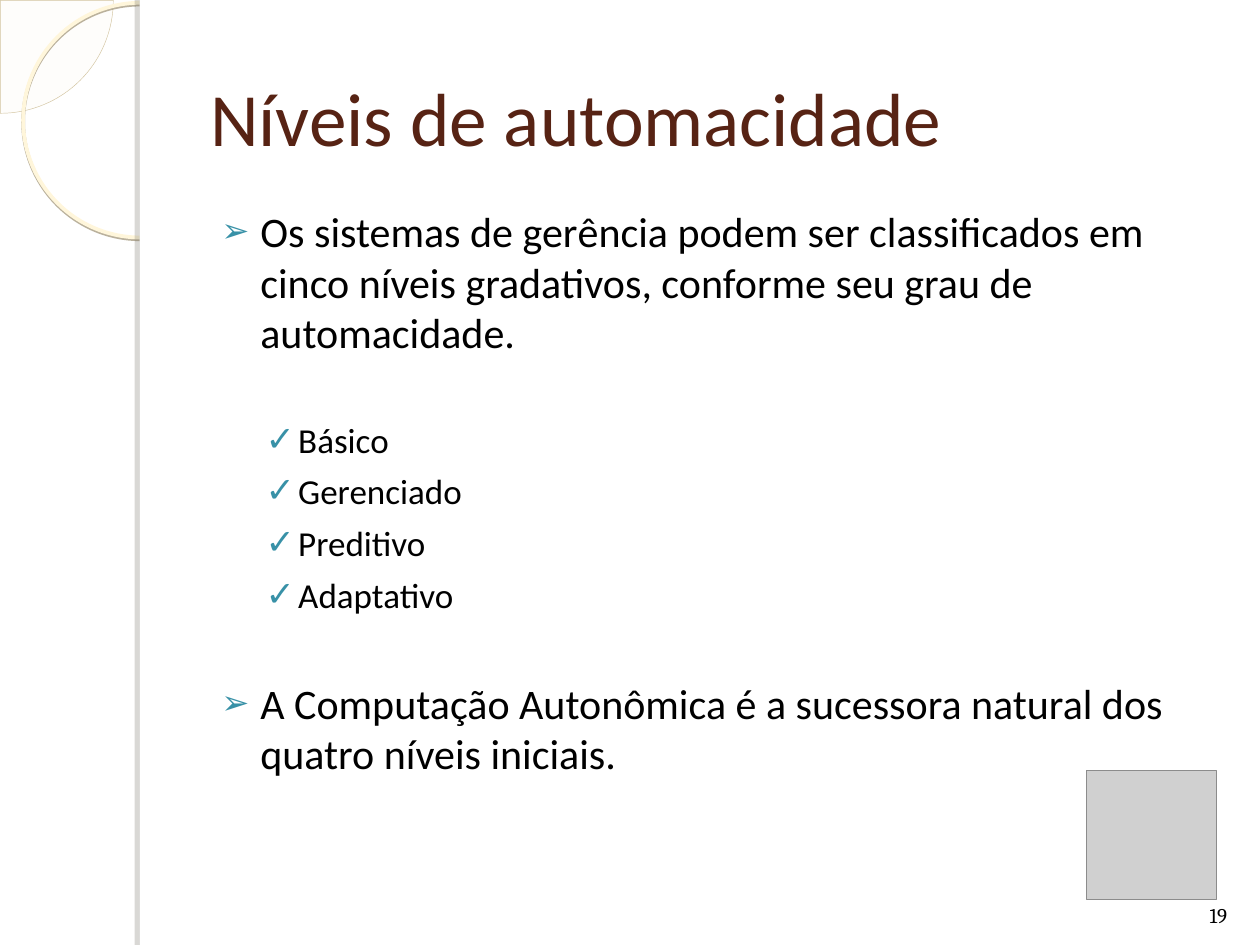
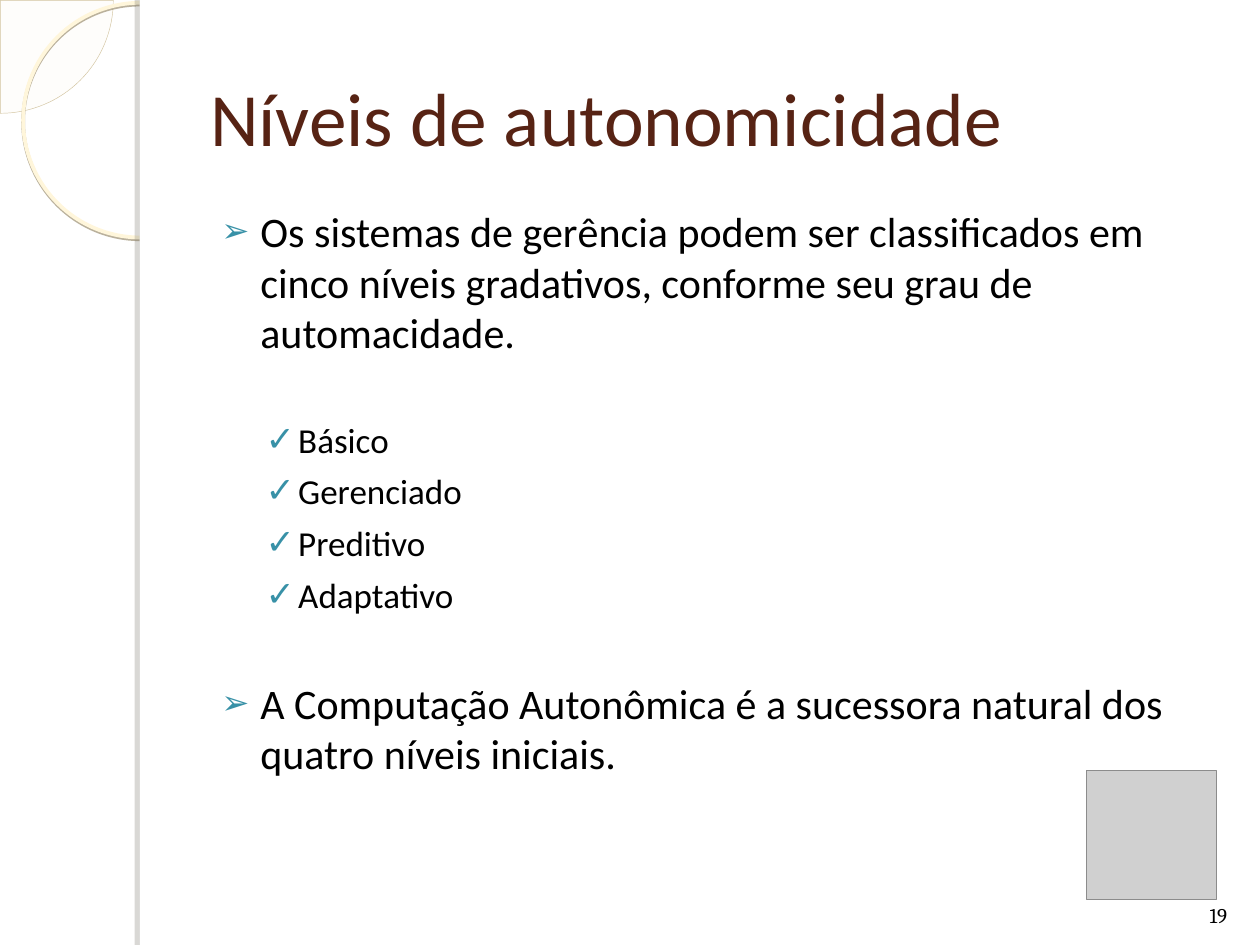
Before and after one commit to humbertogaliza/relatorio-mob655, a slide deck: slide 19 of Apresentação Redes Autonômicas.ppt. Drawn at 1260x945 pixels with LibreOffice and Linux fonts; fonts in the diff are those of the drawing; grey boxes stand for pictures; background and template pictures are left out. Boxes give left, top, right and bottom in pixels: in the first picture for what was removed or moved away, otherwise in the second. Text is boxed around its words. In the diff, an @@ line names an element or a change of style, - is before the commit and + after.

```diff
--- a/Apresentação Redes Autonômicas.ppt
+++ b/Apresentação Redes Autonômicas.ppt
@@ title at box(210, 93, 1002, 147): text changed @@
-Níveis de automacidade
+Níveis de autonomicidade
```
Also in this commit, not shown: 6 other slides changed, 2 slides added, 1 other file.
